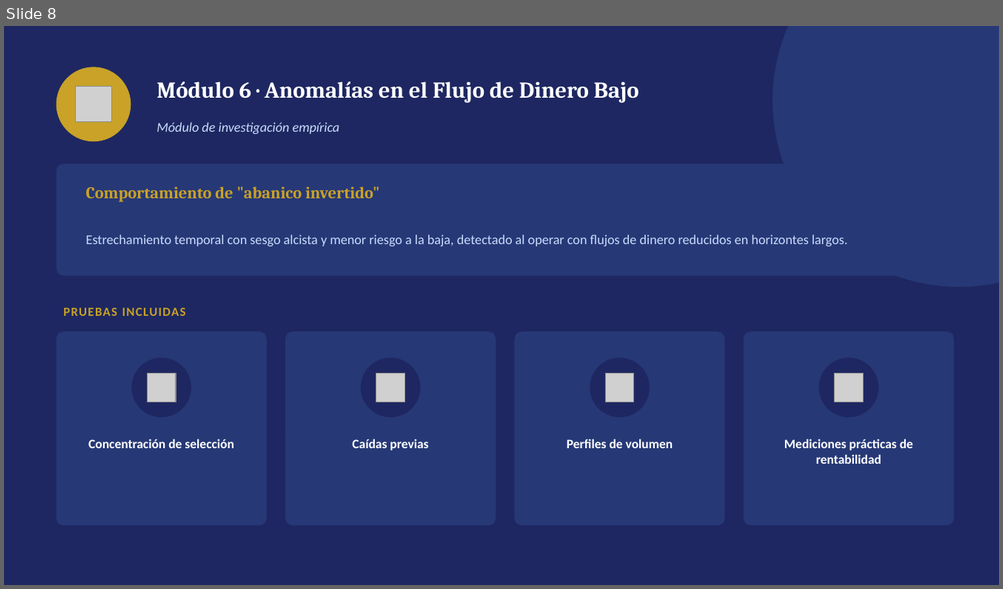
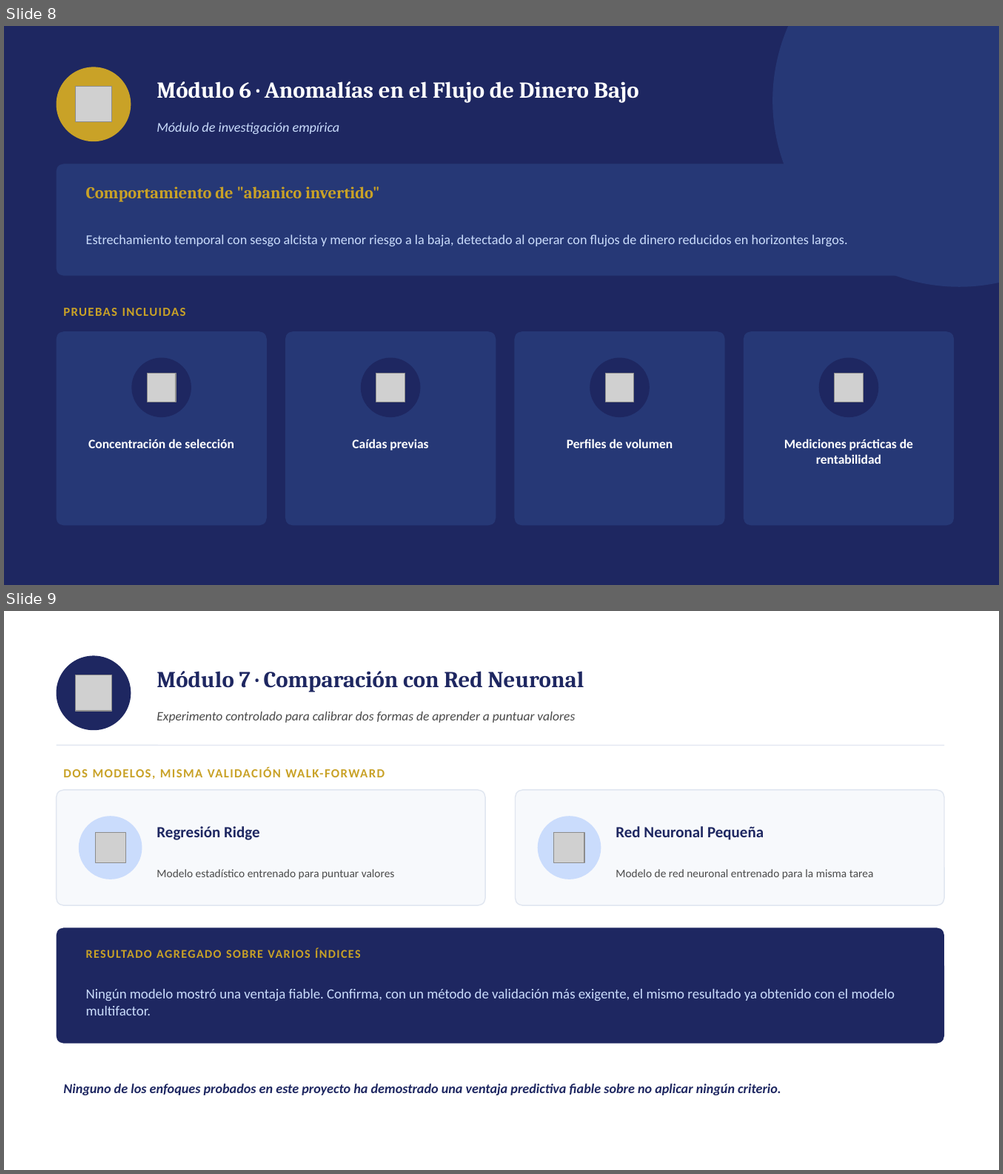
Before and after one commit to antonioluiscliment/fondo-ia-web, a slide deck: PLAN/Gestion_Carteras_IA.pptx. Shown one above the other, each under a label of ours: slide 8 before the commit, slides 8 and 9 after it. The pictures are 1003x589 and 1003x1174 pixels, drawn with LibreOffice and Linux fonts; fonts in the diff are those of the drawing; grey boxes stand for pictures. Boxes give left, top, right and bottom in pixels: in the first picture for what was removed or moved away, otherwise in the second. Text is boxed around its words. In the diff, an @@ line names an element or a change of style, - is before the commit and + after.

```diff
--- a/PLAN/Gestion_Carteras_IA.pptx
+++ b/PLAN/Gestion_Carteras_IA.pptx
@@ slide 9 added at (4, 611, 999, 1170), background #FFFFFF @@
@@ ellipse added at (57, 655, 131, 730), fill #1E2761 @@
@@ picture added at (76, 675, 111, 711) @@
@@ text added at (156, 671, 584, 692), 22 pt, text #1E2761, bold @@
+Módulo 7 · Comparación con Red Neuronal
@@ text added at (156, 712, 575, 723), 12.5 pt, text #4A4A4A, italic @@
+Experimento controlado para calibrar dos formas de aprender a puntuar valores
@@ line added from (57, 745) to (944, 745), #E0E6F0 1 pt @@
@@ text added at (63, 768, 384, 779), 12 pt, text #C9A227, bold @@
+DOS MODELOS, MISMA VALIDACIÓN WALK-FORWARD
@@ rounded rectangle added at (57, 790, 485, 906), fill #F7F9FC, outline #E0E6F0 1 pt @@
@@ rounded rectangle added at (515, 790, 944, 906), fill #F7F9FC, outline #E0E6F0 1 pt @@
@@ ellipse added at (79, 816, 142, 880), fill #CADCFC @@
@@ picture added at (95, 832, 125, 863) @@
@@ text added at (156, 826, 259, 840), 15 pt, text #1E2761, bold @@
+Regresión Ridge
@@ ellipse added at (538, 816, 601, 880), fill #CADCFC @@
@@ picture added at (554, 832, 584, 863) @@
@@ text added at (615, 826, 763, 840), 15 pt, text #1E2761, bold @@
+Red Neuronal Pequeña
@@ text added at (156, 869, 395, 880), 11 pt, text #4A4A4A @@
+Modelo estadístico entrenado para puntuar valores
@@ text added at (615, 869, 874, 880), 11 pt, text #4A4A4A @@
+Modelo de red neuronal entrenado para la misma tarea
@@ rounded rectangle added at (57, 928, 944, 1044), fill #1E2761 @@
@@ text added at (86, 948, 361, 958), 11.5 pt, text #C9A227, bold @@
+RESULTADO AGREGADO SOBRE VARIOS ÍNDICES
@@ text added at (86, 989, 894, 1016), 13.5 pt, text #CADCFC @@
+Ningún modelo mostró una ventaja fiable. Confirma, con un método de validación más exigente, el mismo resultado ya obtenido con el modelo multifactor.
@@ text added at (63, 1084, 781, 1096), 13 pt, text #1E2761, bold, italic @@
+Ninguno de los enfoques probados en este proyecto ha demostrado una ventaja predictiva fiable sobre no aplicar ningún criterio.
```
Also in this commit, not shown: 1 slide changed, 1 other file.
